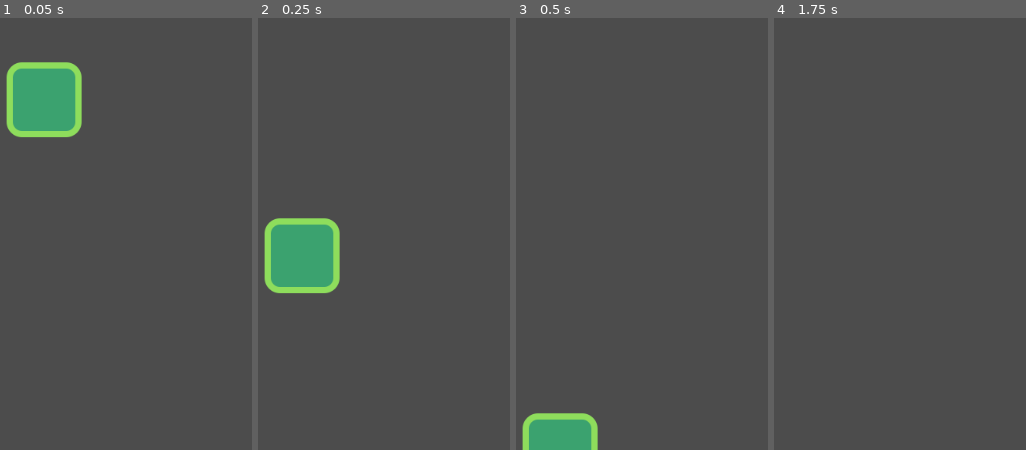
Above: before the commit, frames 1-4 (left to right).
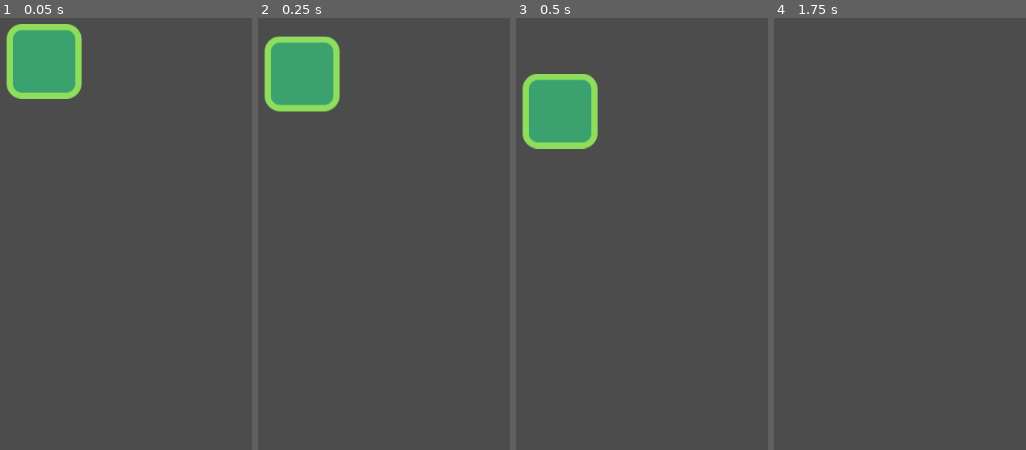
Above: after the commit, the same moments.

Repository: Stigus96/Game-for-kids
Game: Godot game, scene res://src/Actors/Player.tscn
The game is run twice, just before and just after one commit, with the same random seed, the same clock (stepped at 60 frames per second) and the same inputs. The project has no main scene, so this scene is started directly.
Inputs:
- Up to frame 1 (0.05 s): no input
- Up to frame 2 (0.25 s): no input
- Up to frame 3 (0.5 s): no input
- Up to frame 4 (1.75 s): hold D (move_right) from 0.53 s (still down); tap W (jump) at 0.6, 0.77, 1.07, 1.35, 1.52 s

The runs differ from the first frame. In frame 1, 6.2% of the frame differs, in the area x 2-33%, y 1-28%; in frame 2, 10%, in the area x 2-33%, y 4-64%; in frame 3, 7.5%; in frame 4, nothing differs.

Commit message:
Added jumping function to player

Diff:
--- a/box puzzle/src/Actors/Actor.gd
+++ b/box puzzle/src/Actors/Actor.gd
@@ -1,10 +1,9 @@
 extends KinematicBody2D
 class_name Actor
+
+const FLOOR_NORMAL: = Vector2.UP
 
 export var speed: = Vector2(300.0, 1000.0)
 export var gravity: = 3000.0
 
 var velocity: = Vector2.ZERO
-
-func _physics_process(delta: float) -> void:
-	velocity.y += gravity * delta
--- a/box puzzle/src/Actors/Player.gd
+++ b/box puzzle/src/Actors/Player.gd
@@ -2,10 +2,27 @@
 
 
 func _physics_process(delta: float) -> void:
-	var direction: = Vector2(
+	var direction = get_direction()
+
+	velocity = calculate_move_velocity(velocity, direction, speed)
+	velocity = move_and_slide(velocity, FLOOR_NORMAL)
+
+
+func get_direction () -> Vector2:
+		return Vector2(
 		Input.get_action_strength("move_right") - Input.get_action_strength("move_left"),
-		1.0
+		-1.0 if Input.is_action_just_pressed("jump") and is_on_floor() else 1.0
 	)
 
-	velocity = speed * direction
-	velocity = move_and_slide(velocity)
+
+func calculate_move_velocity(
+	linear_velocity: Vector2,
+	direction: Vector2,
+	speed: Vector2
+) -> Vector2:
+	var new_velocity: = linear_velocity
+	new_velocity.x = speed.x * direction.x
+	new_velocity.y += gravity * get_physics_process_delta_time()
+	if direction.y == -1.0:
+		new_velocity.y = speed.y * direction.y
+	return new_velocity
--- a/box puzzle/src/Actors/Player.tscn
+++ b/box puzzle/src/Actors/Player.tscn
@@ -9,6 +9,8 @@
 [node name="Player" type="KinematicBody2D"]
 position = Vector2( 155, 149 )
 script = ExtResource( 1 )
+speed = Vector2( 300, 500 )
+gravity = 500.0
 
 [node name="player" type="Sprite" parent="."]
 position = Vector2( 0, -48 )
